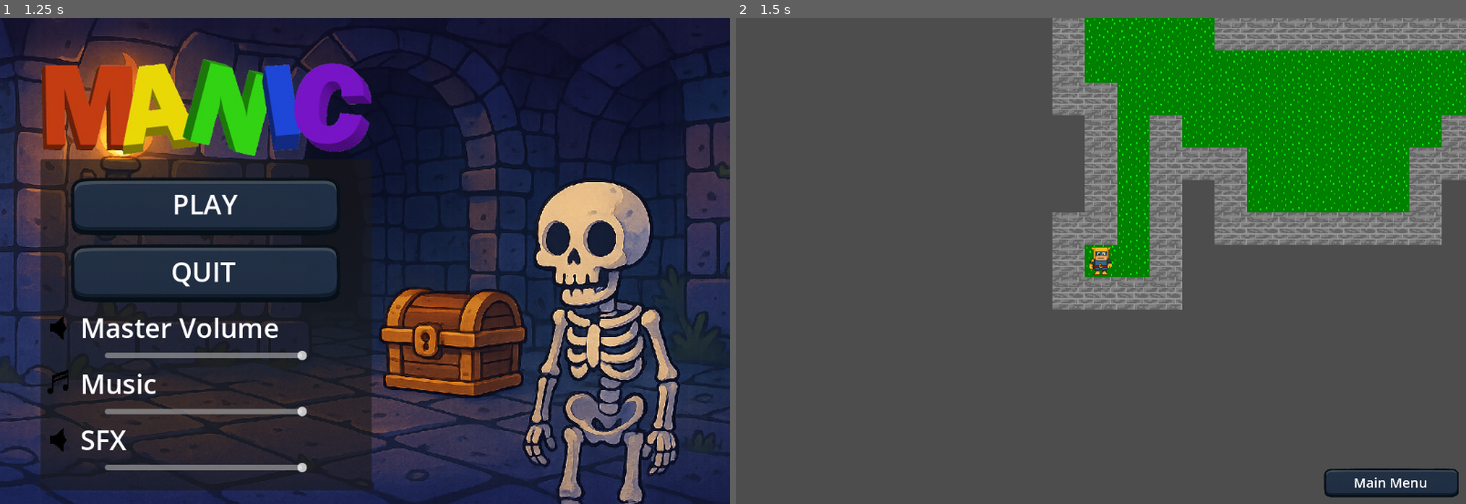
Above: before the commit, frames 1-2 (left to right).
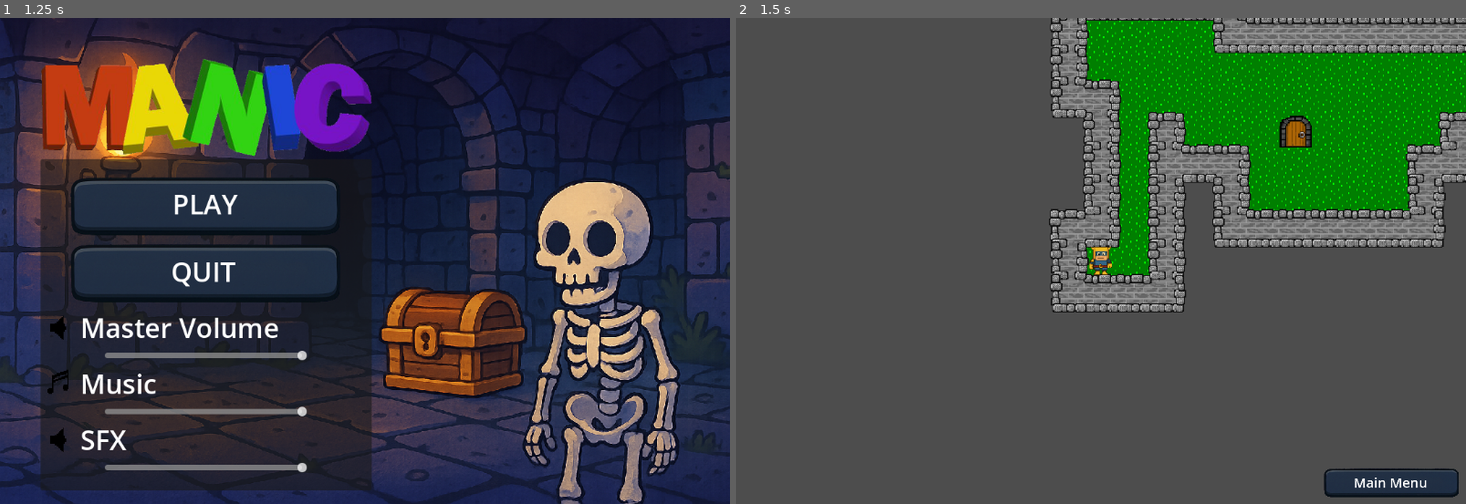
Above: after the commit, the same moments.

Repository: Krowerom/godot_manicdungeon
Game: Godot game, scene res://scenes/main_menu.tscn
Same seed, same stepped clock (60 frames per second), same inputs: the game is played once before the commit and once after it.
Inputs:
- Up to frame 1 (1.25 s): click "PLAY" at 0.5 s
- Up to frame 2 (1.5 s): click "PLAY" at 1.25 s

Frame 1 is identical in both runs. In frame 2, 5.5% of the frame differs, in the area x 42-100%, y 0-61%.

Commit message:
Added WallEdges and Exit

Diff:
--- a/prefab/dungeon.tscn
+++ b/prefab/dungeon.tscn
@@ -1,7 +1,10 @@
-[gd_scene load_steps=5 format=3 uid="uid://wr04lvm6vuc6"]
+[gd_scene load_steps=13 format=3 uid="uid://wr04lvm6vuc6"]
 
 [ext_resource type="Script" uid="uid://bas8ar4yr0c3a" path="res://scripts/dungeon.gd" id="1_oawvy"]
 [ext_resource type="Texture2D" uid="uid://cchrjnops6hi8" path="res://assets/graphics/tiles/Tiles.png" id="2_7ii77"]
+[ext_resource type="Texture2D" uid="uid://b6fjmogdm7bwa" path="res://assets/graphics/tiles/bricks_all.png" id="3_7ii77"]
+[ext_resource type="Texture2D" uid="uid://df7ao3djn1da" path="res://assets/graphics/tiles/dark_bricks_all.png" id="4_0gspc"]
+[ext_resource type="Texture2D" uid="uid://diaq1qeoh2i7v" path="res://assets/graphics/tiles/gold_bricks_all.png" id="5_upvyj"]
 
 [sub_resource type="TileSetAtlasSource" id="TileSetAtlasSource_oawvy"]
 resource_name = "Tilemap"
@@ -28,6 +31,93 @@
 physics_layer_0/collision_layer = 1
 sources/0 = SubResource("TileSetAtlasSource_oawvy")
 
+[sub_resource type="TileSetAtlasSource" id="TileSetAtlasSource_ebr36"]
+resource_name = "StoneBricks"
+texture = ExtResource("3_7ii77")
+texture_region_size = Vector2i(64, 64)
+0:0/0 = 0
+1:0/0 = 0
+2:0/0 = 0
+3:0/0 = 0
+0:1/0 = 0
+1:1/0 = 0
+2:1/0 = 0
+3:1/0 = 0
+0:2/0 = 0
+1:2/0 = 0
+2:2/0 = 0
+3:2/0 = 0
+0:3/0 = 0
+1:3/0 = 0
+2:3/0 = 0
+3:3/0 = 0
+
+[sub_resource type="TileSetAtlasSource" id="TileSetAtlasSource_xjyp4"]
+resource_name = "DarkBricks"
+texture = ExtResource("4_0gspc")
+texture_region_size = Vector2i(64, 64)
+0:0/0 = 0
+1:0/0 = 0
+2:0/0 = 0
+3:0/0 = 0
+0:1/0 = 0
+1:1/0 = 0
+2:1/0 = 0
+3:1/0 = 0
+0:2/0 = 0
+1:2/0 = 0
+2:2/0 = 0
+3:2/0 = 0
+0:3/0 = 0
+1:3/0 = 0
+2:3/0 = 0
+3:3/0 = 0
+
+[sub_resource type="TileSetAtlasSource" id="TileSetAtlasSource_taghh"]
+resource_name = "GoldBricks"
+texture = ExtResource("5_upvyj")
+texture_region_size = Vector2i(64, 64)
+0:0/0 = 0
+1:0/0 = 0
+2:0/0 = 0
+3:0/0 = 0
+0:1/0 = 0
+1:1/0 = 0
+2:1/0 = 0
+3:1/0 = 0
+0:2/0 = 0
+1:2/0 = 0
+2:2/0 = 0
+3:2/0 = 0
+0:3/0 = 0
+1:3/0 = 0
+2:3/0 = 0
+3:3/0 = 0
+
+[sub_resource type="TileSetAtlasSource" id="TileSetAtlasSource_0gspc"]
+resource_name = "Door"
+texture = ExtResource("2_7ii77")
+texture_region_size = Vector2i(32, 32)
+0:0/0 = 0
+1:0/0 = 0
+2:0/0 = 0
+3:0/0 = 0
+4:0/0 = 0
+5:0/0 = 0
+6:0/0 = 0
+7:0/0 = 0
+0:1/0 = 0
+1:1/0 = 0
+2:1/0 = 0
+3:1/0 = 0
+
+[sub_resource type="TileSet" id="TileSet_0gspc"]
+tile_size = Vector2i(32, 32)
+sources/0 = SubResource("TileSetAtlasSource_ebr36")
+sources/1 = SubResource("TileSetAtlasSource_xjyp4")
+sources/2 = SubResource("TileSetAtlasSource_taghh")
+sources/3 = SubResource("TileSetAtlasSource_0gspc")
+
 [node name="Dungeon" type="Node2D"]
 script = ExtResource("1_oawvy")
 
@@ -38,3 +128,7 @@
 [node name="WallLayer" type="TileMapLayer" parent="."]
 tile_set = SubResource("TileSet_7ii77")
 physics_quadrant_size = 32
+
+[node name="WallEdgeLayer" type="TileMapLayer" parent="."]
+tile_set = SubResource("TileSet_0gspc")
+physics_quadrant_size = 32
--- /dev/null
+++ b/prefab/exit_door.gd
@@ -0,0 +1,15 @@
+extends Area2D
+
+func _on_body_entered(body: Node2D) -> void:
+	if body is Player:
+		var random = randi_range(0,100)
+		print("Random number: ", random)
+		var curSpeed = body.MOVE_DURATION #get speed
+		await get_tree().create_timer(0.3).timeout
+		body.MOVE_DURATION = 10000 #make it slow
+		await get_tree().create_timer(1.5).timeout
+		body.MOVE_DURATION = curSpeed #restore speed
+		if random < 25:
+			get_tree().change_scene_to_file("res://scenes/main_menu.tscn")
+		else:
+			get_tree().change_scene_to_file("res://scenes/game.tscn")
--- /dev/null
+++ b/prefab/exit_door.tscn
@@ -0,0 +1,22 @@
+[gd_scene load_steps=4 format=3 uid="uid://ccr8welsk7xb5"]
+
+[ext_resource type="Script" uid="uid://dtr4plu7etdyn" path="res://prefab/exit_door.gd" id="1_nbxd3"]
+[ext_resource type="Texture2D" uid="uid://cchrjnops6hi8" path="res://assets/graphics/tiles/Tiles.png" id="1_r2701"]
+
+[sub_resource type="RectangleShape2D" id="RectangleShape2D_r2701"]
+size = Vector2(19, 25)
+
+[node name="Exit_Door" type="Area2D"]
+script = ExtResource("1_nbxd3")
+
+[node name="Sprite2D" type="Sprite2D" parent="."]
+texture = ExtResource("1_r2701")
+offset = Vector2(16, 16)
+region_enabled = true
+region_rect = Rect2(64, 32, 32, 32)
+
+[node name="CollisionShape2D" type="CollisionShape2D" parent="."]
+position = Vector2(16, 18.5)
+shape = SubResource("RectangleShape2D_r2701")
+
+[connection signal="body_entered" from="." to="." method="_on_body_entered"]
--- a/scripts/dungeon.gd
+++ b/scripts/dungeon.gd
@@ -5,9 +5,11 @@
 
 @onready var floor_layer: TileMapLayer = $FloorLayer
 @onready var wall_layer: TileMapLayer = $WallLayer
+@onready var walledge_layer: TileMapLayer = $WallEdgeLayer
 
 var floor_tiles := {}
 var rng := RandomNumberGenerator.new()
+var exit := Vector2i.ZERO
 
 var directions : Array[Vector2i] = [
 	Vector2i.UP,
@@ -35,15 +37,24 @@
 			current_pos = next_pos
 		#current_pos += dir
 		#floor_tiles[current_pos] = true
+	exit = current_pos
 
 	draw_tiles()
 	generate_walls()
 
+#Floor Tile ID is a constant, as there is only one TileSet used for the floor/walls
+const FLOOR_TILE_ID := 0
+#always uses the same tile (first tile, the grass)
+const FLOOR_ATLAS_COORDS := Vector2i(0,0)
+
 func draw_tiles() -> void:
 	floor_layer.clear()
-
 	for pos in floor_tiles.keys():
-		floor_layer.set_cell(pos, 0, Vector2i.ZERO)
+		floor_layer.set_cell(
+			pos,
+			FLOOR_TILE_ID,
+			FLOOR_ATLAS_COORDS
+		)
 
 var wall_directions: Array[Vector2i] = [
 	Vector2i.UP,
@@ -56,18 +67,38 @@
 	Vector2i(1,1)
 ]
 
+#Wall Tile ID is a constant, as there is only one TileSet used for the floor/walls
 const WALL_TILE_ID := 0
+#always uses the same tile (second tile, the stonebrick wall)
 const WALL_ATLAS_COORDS := Vector2i(1,0)
+
+#WallEdge Tile ID is not a constant, as I want to choose between three options
+var WALLEDGE_TILE_ID := 0
+#WallEdge uses the bitVal to determine which tile in the tilemap to use
+const WALLEDGE_ATLAS_COORDS := {
+	1: Vector2i(1,0),
+	2: Vector2i(2,0),
+	3: Vector2i(3,0),
+	4: Vector2i(0,1),
+	5: Vector2i(1,1),
+	6: Vector2i(2,1),
+	7: Vector2i(3,1),
+	8: Vector2i(0,2),
+	9: Vector2i(1,2),
+	10: Vector2i(2,2),
+	11: Vector2i(3,2),
+	12: Vector2i(0,3),
+	13: Vector2i(1,3),
+	14: Vector2i(2,3),
+	15: Vector2i(3,3)
+}
 
 func generate_walls() -> void:
 	wall_layer.clear()
-
 	var used_cells: Array[Vector2i] = floor_layer.get_used_cells()
-
 	for cell: Vector2i in used_cells:
 		for dir: Vector2i in wall_directions:
 			var neighbour: Vector2i = cell + dir
-
 			if floor_layer.get_cell_source_id(neighbour) == -1 \
 			and wall_layer.get_cell_source_id(neighbour) == -1:
 				wall_layer.set_cell(
@@ -75,3 +106,36 @@
 					WALL_TILE_ID,    # tileset source ID
 					WALL_ATLAS_COORDS  # atlas coordinates
 				)
+	generate_walledges()
+
+func generate_walledges() -> void:
+	walledge_layer.clear()
+	WALLEDGE_TILE_ID = randi_range(0,2) #which tilemap? 0 is stone, 1 is darkstone, 2 is gold
+	var bitVal: int = 0;
+	var used_cells: Array[Vector2i] = wall_layer.get_used_cells()
+	for cell: Vector2i in used_cells:
+		bitVal = 0
+		for dir: Vector2i in wall_directions:
+			var neighbour: Vector2i = cell + dir
+			if wall_layer.get_cell_source_id(neighbour)  == -1 and dir == Vector2i.UP: bitVal += 1
+			if wall_layer.get_cell_source_id(neighbour)  == -1 and dir == Vector2i.RIGHT: bitVal += 2
+			if wall_layer.get_cell_source_id(neighbour)  == -1 and dir == Vector2i.DOWN: bitVal += 4
+			if wall_layer.get_cell_source_id(neighbour)  == -1 and dir == Vector2i.LEFT: bitVal += 8
+			if bitVal >0:
+				walledge_layer.set_cell(
+					cell,
+					WALLEDGE_TILE_ID,
+					WALLEDGE_ATLAS_COORDS[bitVal]
+				)
+	place_exit()
+
+var exit_scene: PackedScene = preload("res://prefab/exit_door.tscn")
+func place_exit() -> void:
+	var exitdoor := exit_scene.instantiate()
+	exitdoor.global_position = exit * 32
+	add_child(exitdoor)
+	walledge_layer.set_cell(
+		exit,
+		3, #the layer containing the door sprite
+		Vector2i(0,1) #the open door
+	)
--- a/scripts/player.gd
+++ b/scripts/player.gd
@@ -1,9 +1,10 @@
 extends CharacterBody2D
+class_name Player
 @onready var animated_sprite: AnimatedSprite2D = $AnimatedSprite2D
 @onready var walkSound: AudioStreamPlayer = $Sounds/Step
 
 const TILE_SIZE := 32
-const MOVE_DURATION := 0.3  # seconds per tile
+var MOVE_DURATION := 0.3  # seconds per tile
 const COLLISION_MASK := 1   # wall layer
 
 var start_position: Vector2
@@ -13,6 +14,10 @@
 var move_timer := 0.0
 
 func _ready() -> void:
+	var curSpeed = MOVE_DURATION
+	MOVE_DURATION = 10000 #make it sloooow
+	await get_tree().create_timer(0.25).timeout
+	MOVE_DURATION = curSpeed #restore speed
 	global_position = global_position.snapped(Vector2(TILE_SIZE, TILE_SIZE))
 	start_position = global_position
 	target_position = global_position
Not shown, added: prefab/exit_door.gd.uid
